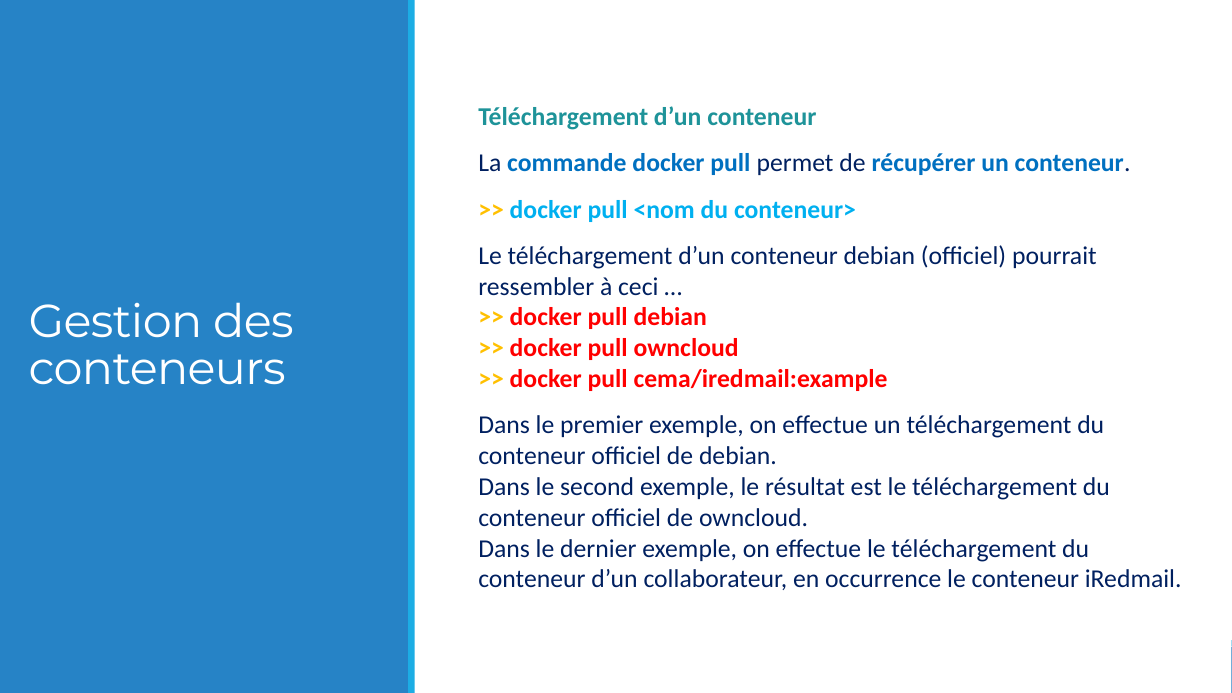
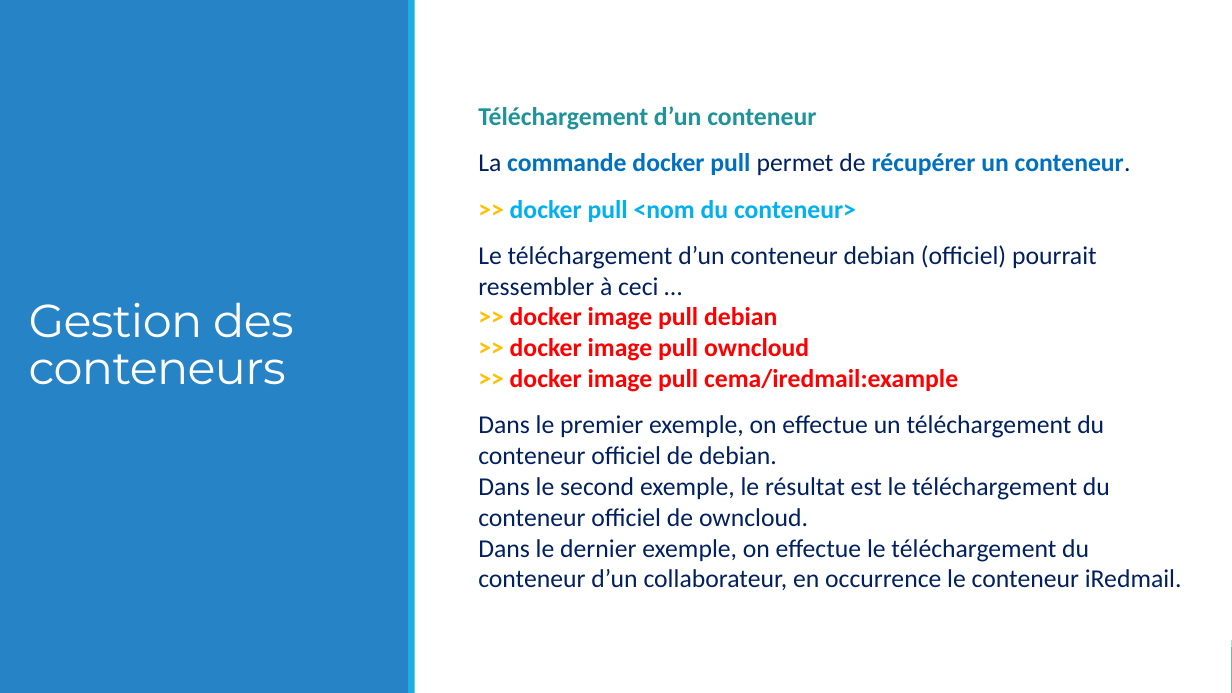
Before and after one commit to lcsavard/docker, a slide deck: slide 50 of Docker (Module 02).pptx. Drawn at 1232x693 pixels with LibreOffice and Linux fonts; fonts in the diff are those of the drawing. Boxes give left, top, right and bottom in pixels: in the first picture for what was removed or moved away, otherwise in the second. Text is boxed around its words. In the diff, an @@ line names an element or a change of style, - is before the commit and + after.

```diff
--- a/Docker (Module 02).pptx
+++ b/Docker (Module 02).pptx
@@ text at [478, 245, 1097, 392]: text changed; text colour #002060 to #FF0000 @@
-Le téléchargement d’un conteneur debian (officiel) pourrait ressembler à ceci …
->> docker pull debian
->> docker pull owncloud
->> docker pull cema/iredmail:example
+Le téléchargement d’un conteneur debian (officiel) pourrait ressembler à ceci …
+>> docker image pull debian
+>> docker image pull owncloud
+>> docker image pull cema/iredmail:example
```
Also in this commit, not shown: 2 other files.
